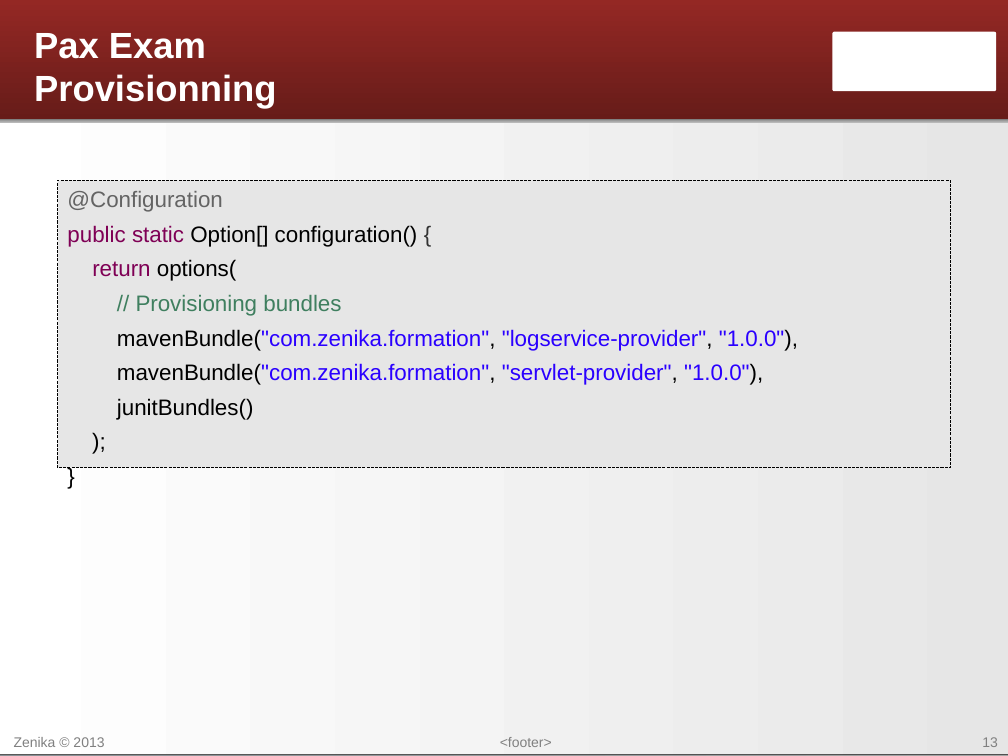
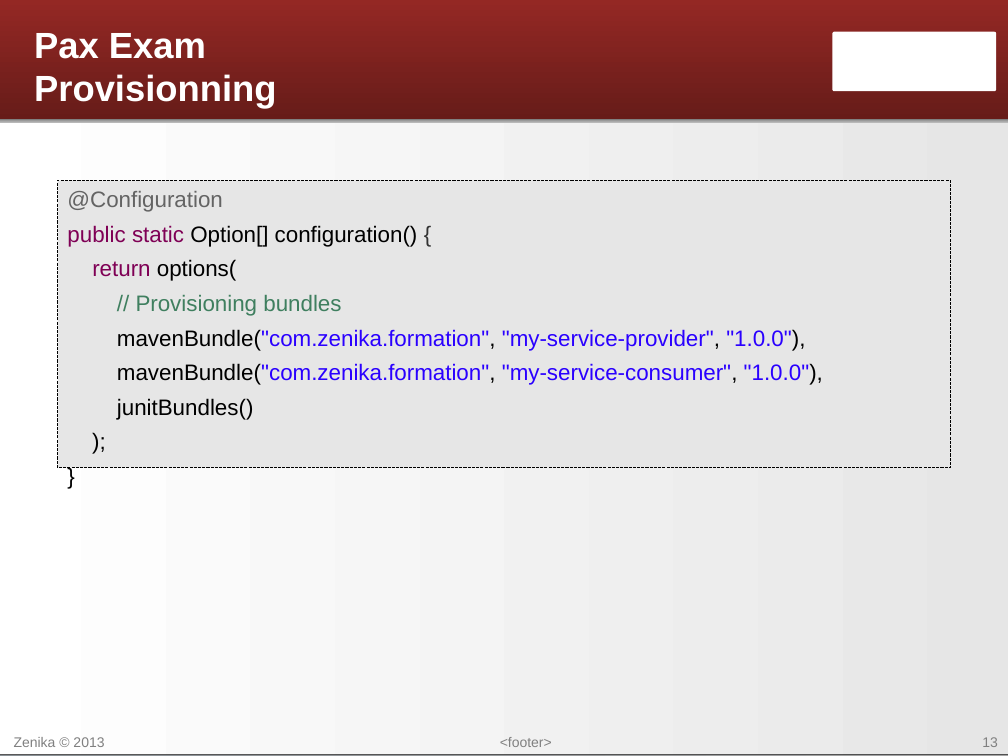
Before and after one commit to Zenika/formation-maven-osgi, a slide deck: slide 13 of Maven - 11 - L'execution des tests.odp. Drawn at 1008x756 pixels with LibreOffice and Linux fonts; fonts in the diff are those of the drawing; background and template pictures are left out. Boxes give left, top, right and bottom in pixels: in the first picture for what was removed or moved away, otherwise in the second. Text is boxed around its words. In the diff, an @@ line names an element or a change of style, - is before the commit and + after.

```diff
--- a/Maven - 11 - L'execution des tests.odp
+++ b/Maven - 11 - L'execution des tests.odp
@@ text at <box>117,329,823,385</box>: text changed @@
-mavenBundle("com.zenika.formation", "logservice-provider", "1.0.0"),
-mavenBundle("com.zenika.formation", "servlet-provider", "1.0.0"),
+mavenBundle("com.zenika.formation", "my-service-provider", "1.0.0"),
+mavenBundle("com.zenika.formation", "my-service-consumer", "1.0.0"),
```
Also in this commit, not shown: 1 other slide changed, 4 other files.
